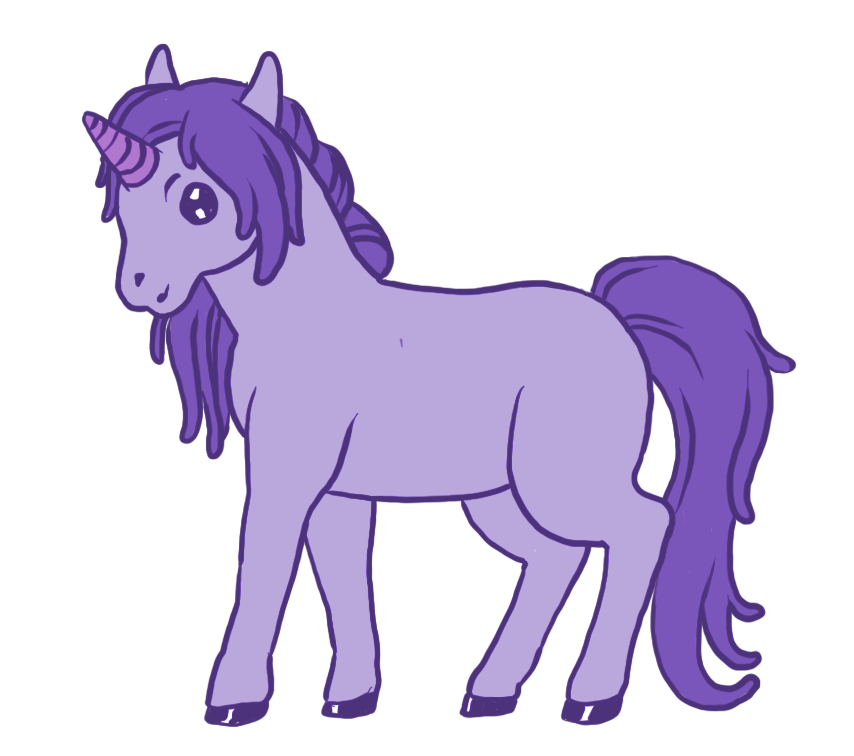
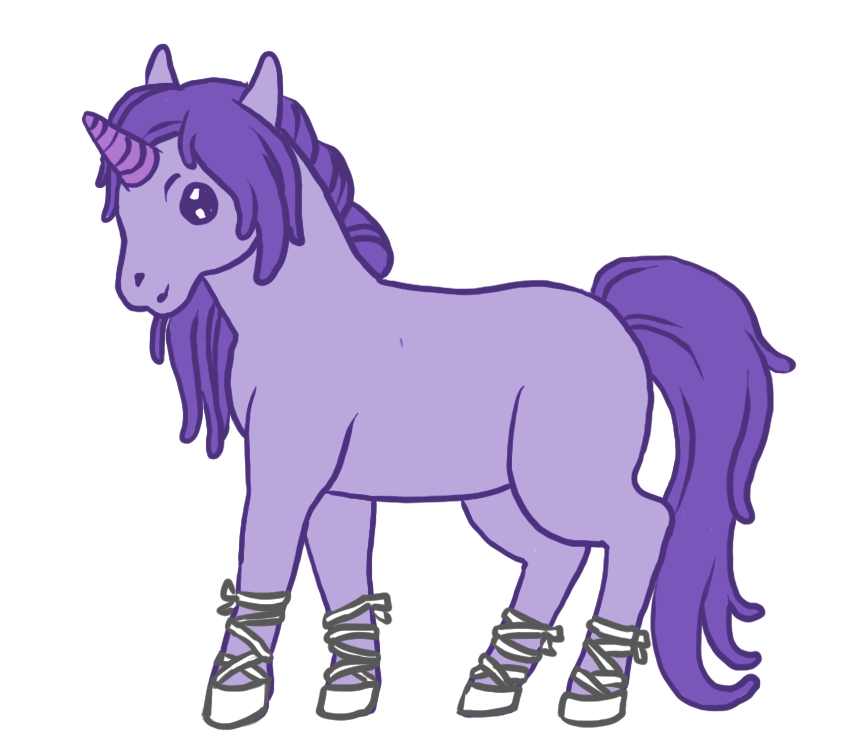
Comparing the layer stacks of the two (854, 756) images. Changes:
showed "balletshoes", painted on it over <box>201,578,652,731</box>
